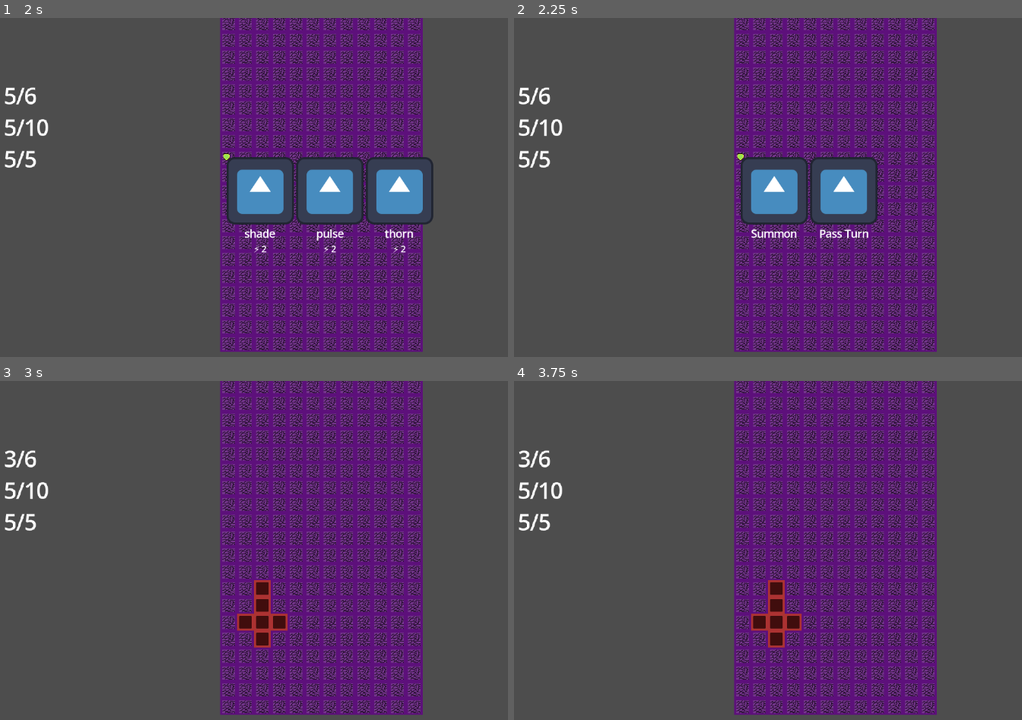
Above: before the commit, frames 1-4 (two rows, left to right).
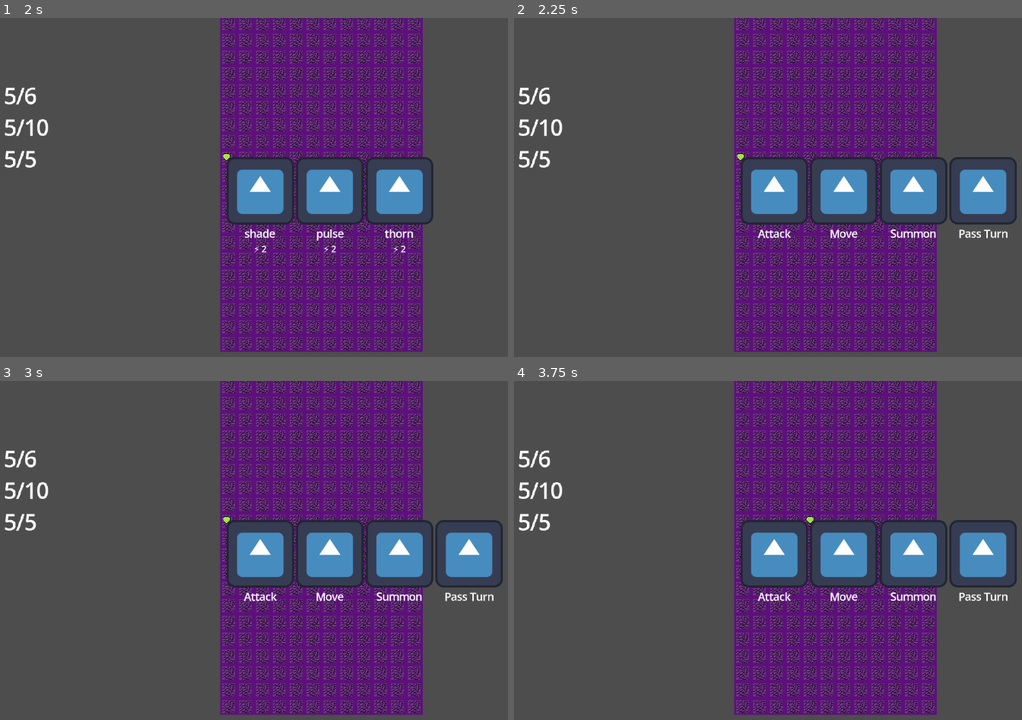
Above: after the commit, the same moments.

Repository: FueledByRage/dice-summons
Game: Godot game, scene res://src/scenes/table.tscn
Two runs of this game, one before a commit and one after it. Both use one fixed random seed, a clock stepped at 60 frames per second and the inputs below. The project has no main scene, so this scene is started directly. The engine's default icon, where the game draws it, is replaced by a stand-in: a white triangle on a blue panel in a dark square.
Inputs (mouse positions are in pixels of both pictures, inside the frame that each line leads up to):
- Up to frame 1 (2 s): tap Enter (confirm) at 0.5, 0.6, 1.25 s; move the mouse to (421, 170) at 0.52 s; hold Right (move_right) 0.53-1.28 s; tap M (move) at 0.8, 1.35 s; move the mouse to (162, 204) at 1.27 s; hold Left (move_left) from 1.28 s (still down); tap Q (placing) at 1.55 s
- Up to frame 2 (2.25 s): tap Enter (confirm) at 2 s; move the mouse to (859, 112) at 2.02 s; release Left (move_left) at 2.03 s; hold Right (move_right) from 2.03 s (still down); hold Q (placing) from 2.03 s (still down)
- Up to frame 3 (3 s): keep holding Right (move_right); tap Z (select) at 2.3, 2.85 s; tap Enter (confirm) at 2.75 s; move the mouse to (254, 618) at 2.77 s; release Q (placing) at 2.78 s
- Up to frame 4 (3.75 s): tap Enter (confirm) at 3.05, 3.5, 3.6 s; move the mouse to (981, 601) at 3.52 s; release Right (move_right) at 3.53 s; hold Left (move_left) from 3.53 s (still down)

Frame 1 is identical in both runs. In frame 2, 4.4% of the frame differs, in the area x 46-99%, y 41-66%; in frame 3, 10%, in the area x 0-99%, y 20-79%; in frame 4, 10%.
Error before the commit: Invalid access of index '2' on a base object of type: 'Array'. (res://src/scripts/table_tile.gd:61)

Commit message:
refactor: refactoring score display system

Diff:
--- a/src/scripts/UI/canvas_layer.gd
+++ b/src/scripts/UI/canvas_layer.gd
@@ -20,12 +20,15 @@
 		points_container.add_child(label);
 		points_display.add_child(points_container);
 
-func change_point(point_type, modifier):
+func change_point(point_type, new_value):
 	var points_container = points_display.get_node(point_type);
+
+	if(points_container == null):
+		return;
+
 	var label : Label = points_container.get_child(0)
 
 	var values = label.text.split("/")
-	var new_value = float(values[0]) + modifier
 
 	label.text = str(new_value) + "/" + str(values[1])
 
@@ -38,18 +41,18 @@
 	roll_controller.roll(on_roll_completed)
 
 #To - Do WRITE THE DICE LOGIC UPSTAIR
-func display_dices_menu(dices, on_selected):
+func display_dices_menu(dices, summon_points, on_selected):
 	var menu = load("res://src/scenes/UI/menu.tscn").instantiate()
 
-	menu.init(dices.map(func (dice): return dice_to_option(dice, on_selected)))
+	menu.init(dices.map(func (dice): return dice_to_option(dice, summon_points, on_selected)))
 	center.add_child(menu)
 
-func dice_to_option(dice, on_selected: Callable):
+func dice_to_option(dice, summon_points, on_selected: Callable):
 	return {
 		"label": dice["label"],
 		"subtitle": "⚡" + " " + str(dice["cost"]),
 		"icon": dice["icon"],
-		"selectable": true,
+		"selectable": dice["cost"] < summon_points,
 		"action": func(): on_selected.call(dice),
 	}
 
--- a/src/scripts/UI/menu.gd
+++ b/src/scripts/UI/menu.gd
@@ -27,10 +27,14 @@
 	elif event.is_action_released("move_left"):
 		handle_option_change(-1)
 	elif event.is_action_released("confirm"):
+		var selected_option = options_container.get_children()[current_option]
+
+		if(!selected_option.option["selectable"]):
+			return
+
 		input_active = false
 		set_process_input(false)
 
-		var selected_option = options_container.get_children()[current_option]
 		selected_option.action.call()
 		queue_free()
 
@@ -50,12 +54,11 @@
 func init(options):
 	var options_container = $options_wrapper/options;
 	for option in options:
-		if(option["selectable"]):
-			var option_box = load("res://src/scenes/UI/option_box.tscn").instantiate()
+		var option_box = load("res://src/scenes/UI/option_box.tscn").instantiate()
 
-			option_box.init(option)
+		option_box.init(option)
 
-			options_container.add_child(option_box)
+		options_container.add_child(option_box)
 
 
 	maximum_options = options_container.get_child_count() - 1
--- a/src/scripts/services/points.gd
+++ b/src/scripts/services/points.gd
@@ -1,7 +1,8 @@
 extends Node
 
+signal points_changed
+
 @onready var points_types = get_parent().Points;
-
 @onready var points = {
 	points_types.SUMMON_POINTS: {
 		"value": 0,
@@ -32,11 +33,16 @@
 		points[point_type]["maximum"]
 	)
 
+	_on_points_changed(point_type)
+
+
 func remove_points(point_type, amount: int) -> void:
 	points[point_type]["value"] = max(
 		points[point_type]["value"] - amount,
 		0
 	)
+
+	_on_points_changed(point_type)
 
 func set_points(point_type, amount: int) -> void:
 	points[point_type]["value"] = clamp(
@@ -45,7 +51,13 @@
 		points[point_type]["maximum"]
 	)
 
+
 func add_all_points(summon: int, move: int, energy: int) -> void:
 	add_points(points_types.SUMMON_POINTS, summon)
 	add_points(points_types.MOVE_POINTS, move)
 	add_points(points_types.ENERGY_POINTS, energy)
+
+func _on_points_changed(point_type):
+	var point_name = points_types.keys()[point_type]
+
+	points_changed.emit(point_name, points[point_type].value)
--- a/src/scripts/table.gd
+++ b/src/scripts/table.gd
@@ -35,7 +35,11 @@
 # =====================================================================
 
 func _ready() -> void:
+	_set_up()
 	_to_roll()
+
+func _set_up():
+	points_service.points_changed.connect(canvas_layer.change_point)
 
 # =====================================================================
 # === ENTRADA DO USUÁRIO (INPUT) =====================================
@@ -159,10 +163,12 @@
 
 func to_placing():
 	state = States.PLACING
-	table.placing(_to_idle)
-
+	table.placing(dice_placed)
+
+func dice_placed():
 	points_service.remove_points(Points.SUMMON_POINTS, dice_on_hand["cost"])
-	canvas_layer.change_point("SUMMON_POINTS", -dice_on_hand["cost"])
+
+	_to_idle()
 
 # =====================================================================
 # === FLUXO DE ATAQUE / FEITIÇO ======================================
@@ -243,7 +249,9 @@
 func draw_dices():
 	dices_on_hand = dices_module.draw_dices(3);
 
-	canvas_layer.display_dices_menu(dices_on_hand, on_dice_selected);
+	var summon_points = points_service.get_points(Points.SUMMON_POINTS);
+
+	canvas_layer.display_dices_menu(dices_on_hand, summon_points, on_dice_selected);
 
 func on_dice_selected(selected_dice):
 	var no_selected_dices = dices_on_hand.filter(func(dice): return dice['id'] != selected_dice['id'])
